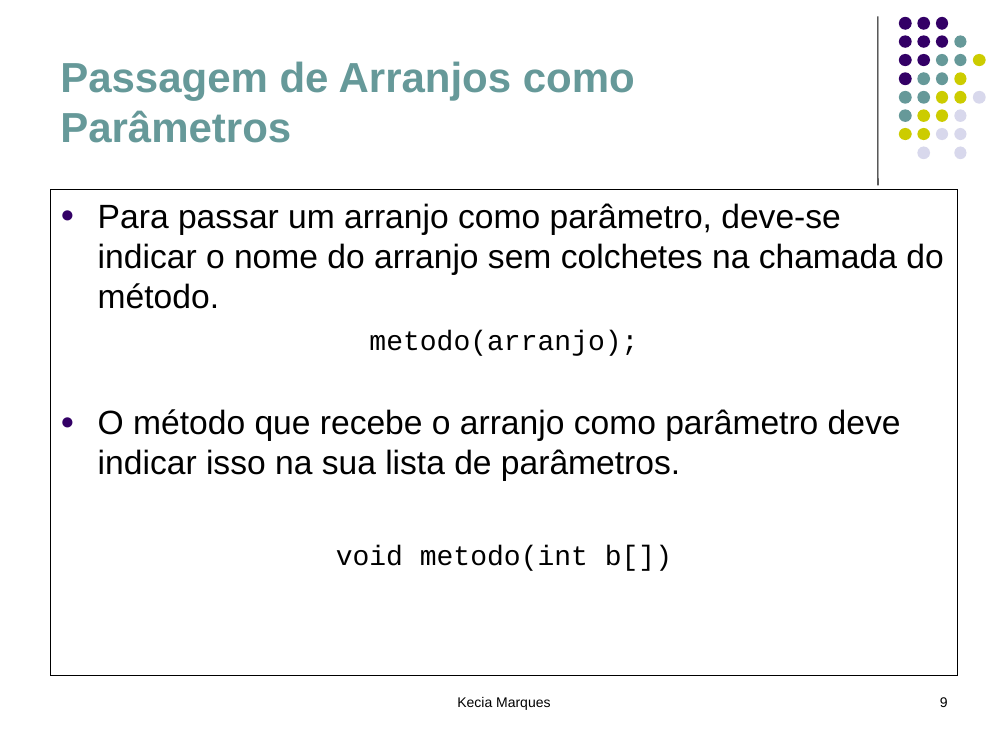
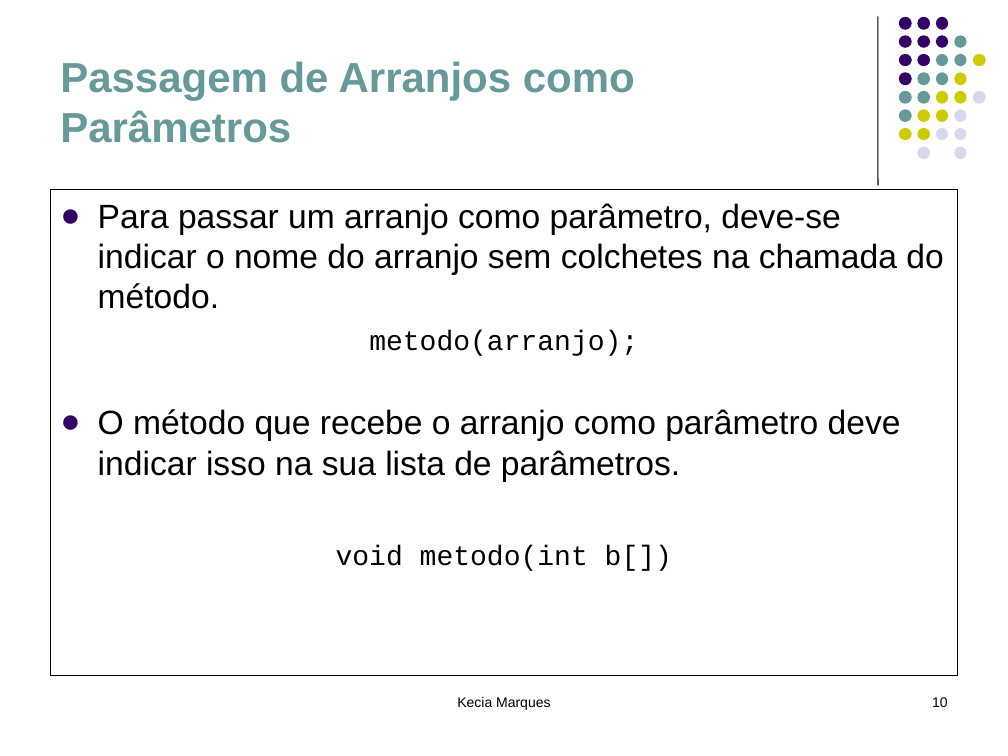
Before and after one commit to eduardocunha11/firstblog, a slide deck: slide 10 of aulas/poo/5.Associação entre Objetos.ppt (slide 9 before the commit). Drawn at 1008x756 pixels with LibreOffice and Linux fonts; fonts in the diff are those of the drawing. Boxes give left, top, right and bottom in pixels: in the first picture for what was removed or moved away, otherwise in the second. Text is boxed around its words. In the diff, an @@ line names an element or a change of style, - is before the commit and + after.

```diff
--- a/aulas/poo/5.Associação entre Objetos.ppt
+++ b/aulas/poo/5.Associação entre Objetos.ppt
@@ rectangle "Para passar um arranjo como ..." at [50,190,958,675]: indent changed @@
@@ page number at [932,697,948,707]: text changed @@
-9
+10
```
Also in this commit, not shown: 3 other slides changed, 1 slide added.
